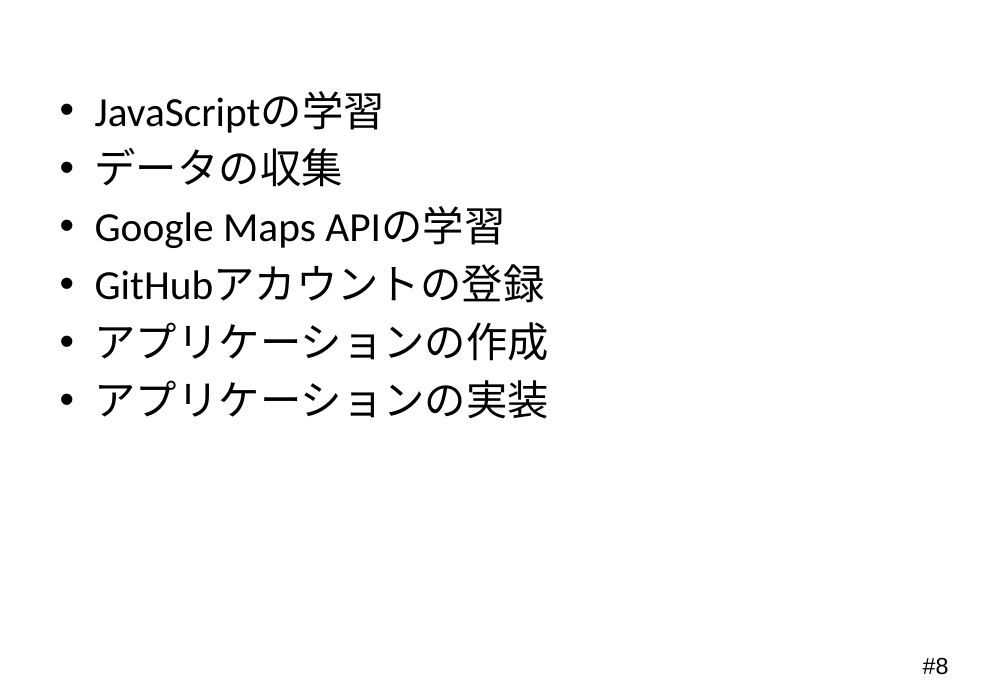
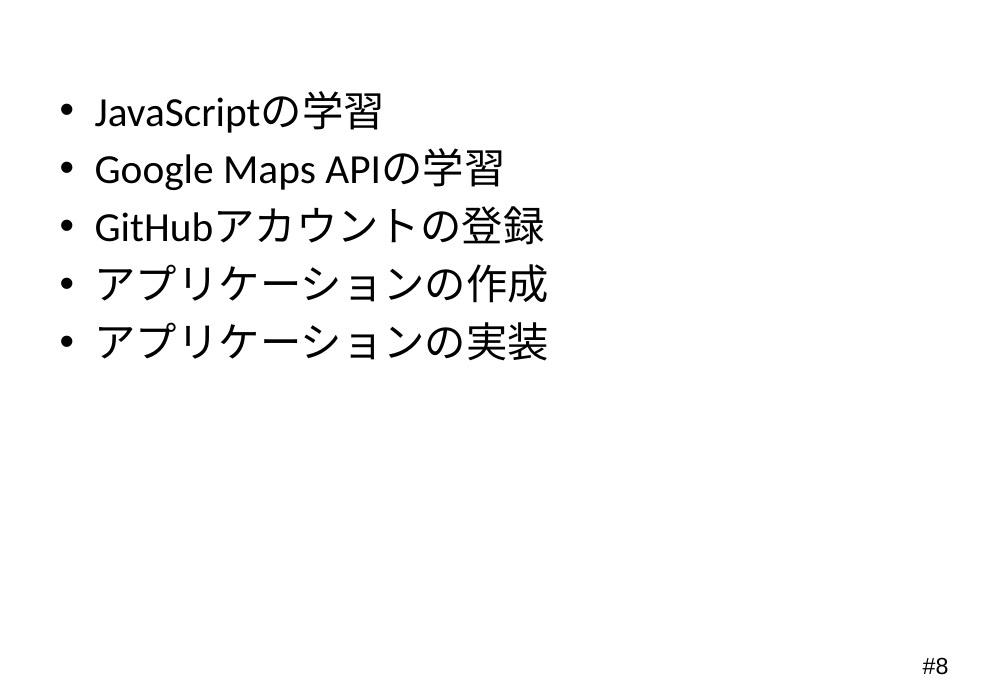
Before and after one commit to Mocchy2/graduation-thesis, a slide deck: slide 8 of 卒業論文 発表用スライド.pptx. Drawn at 1008x698 pixels with LibreOffice and Linux fonts; fonts in the diff are those of the drawing; background and template pictures are left out. Boxes give left, top, right and bottom in pixels: in the first picture for what was removed or moved away, otherwise in the second. Text is boxed around its words. In the diff, an @@ line names an element or a change of style, - is before the commit and + after.

```diff
--- a/卒業論文 発表用スライド.pptx
+++ b/卒業論文 発表用スライド.pptx
@@ text at bbox=[95, 148, 343, 187]: paragraph removed @@
-• データの収集
```
Also in this commit, not shown: 1 other slide changed.
